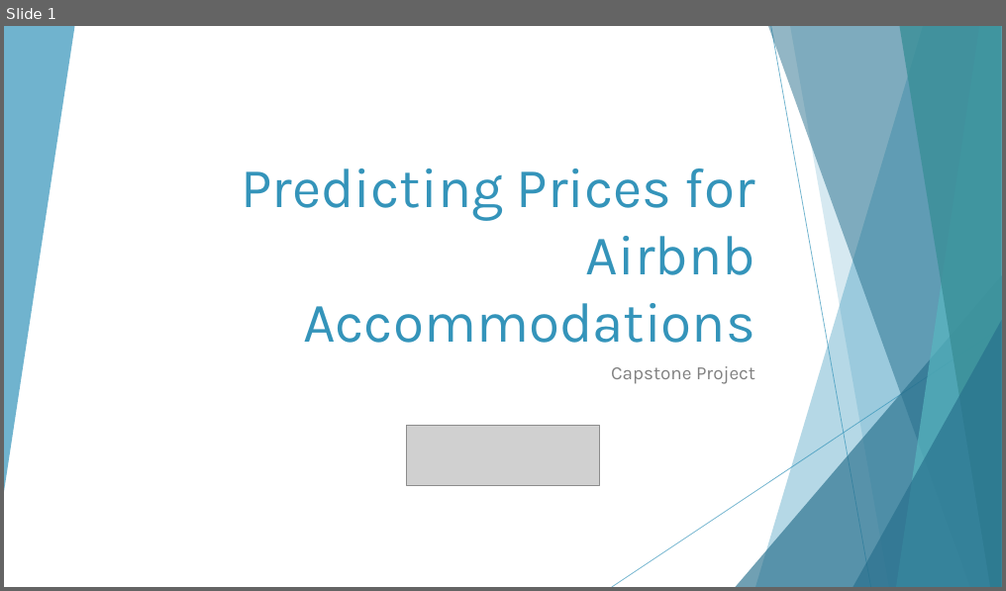
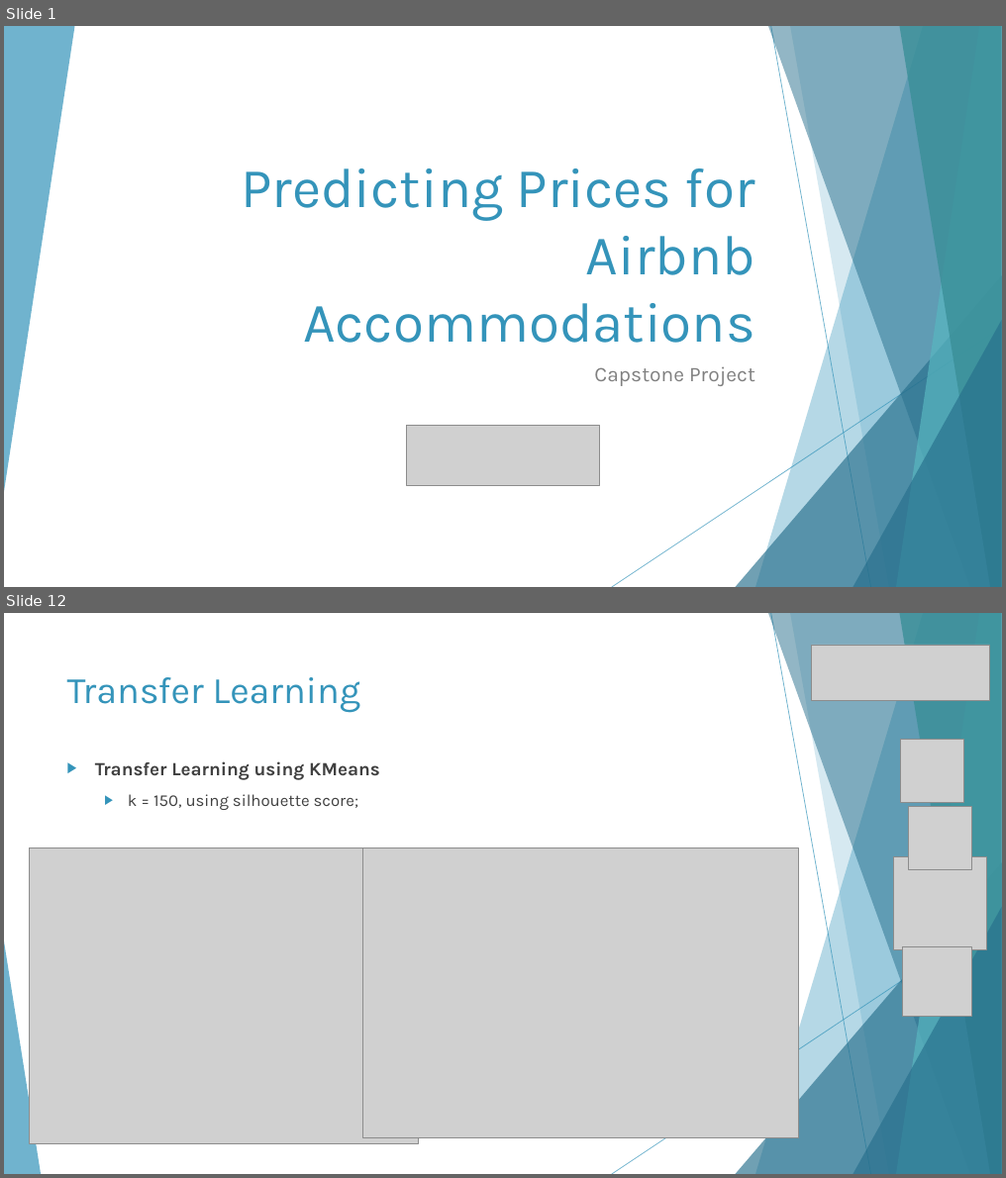
Before and after one commit to sresende/airbnb_data_analysis, a slide deck: Airbnb Presentation.pptx. Shown one above the other, each under a label of ours: slide 1 before the commit, slides 1 and 12 after it; the slides between them are not shown. The pictures are 1006x591 and 1006x1178 pixels, drawn with LibreOffice and Linux fonts; fonts in the diff are those of the drawing; grey boxes stand for pictures. Boxes give left, top, right and bottom in pixels: in the first picture for what was removed or moved away, otherwise in the second. Text is boxed around its words. In the diff, an @@ line names an element or a change of style, - is before the commit and + after.

```diff
--- a/Airbnb Presentation.pptx
+++ b/Airbnb Presentation.pptx
@@ slide 12 added at (x1=4, y1=613, x2=1002, y2=1174), background #FFFFFF; not listed: 9 template elements that a slide beside it also shows @@
@@ picture added at (x1=811, y1=645, x2=989, y2=700) @@
@@ title added at (x1=67, y1=677, x2=361, y2=713), 36 pt, text #3494BA @@
+Transfer Learning
@@ picture added at (x1=901, y1=740, x2=963, y2=802) @@
@@ text added at (x1=95, y1=761, x2=380, y2=810), 18 pt, text #404040, bold @@
+▶ Transfer Learning using KMeans
+  ▶ k = 150, using silhouette score;
@@ picture added at (x1=908, y1=807, x2=971, y2=869) @@
@@ picture added at (x1=29, y1=848, x2=418, y2=1145) @@
@@ picture added at (x1=363, y1=848, x2=799, y2=1138) @@
@@ picture added at (x1=894, y1=858, x2=986, y2=950) @@
@@ triangle added at (x1=4, y1=942, x2=41, y2=1174), fill #3494BA at 70% opacity @@
@@ picture added at (x1=902, y1=947, x2=972, y2=1017) @@
@@ slide 1 changed as well @@
@@ subtitle "Capstone Project" at (x1=594, y1=367, x2=755, y2=386): size 18 to 20 pt @@
```
Also in this commit, not shown: 2 other slides changed, 12 other slides added, 5 slides removed, 12 other files.
